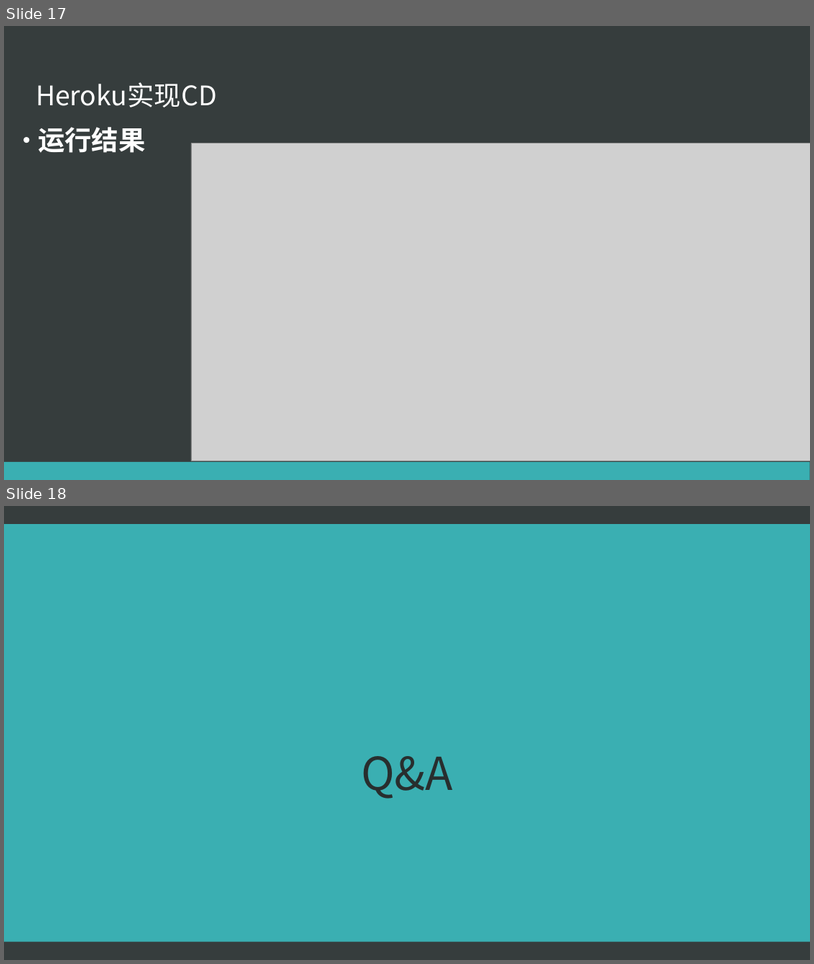
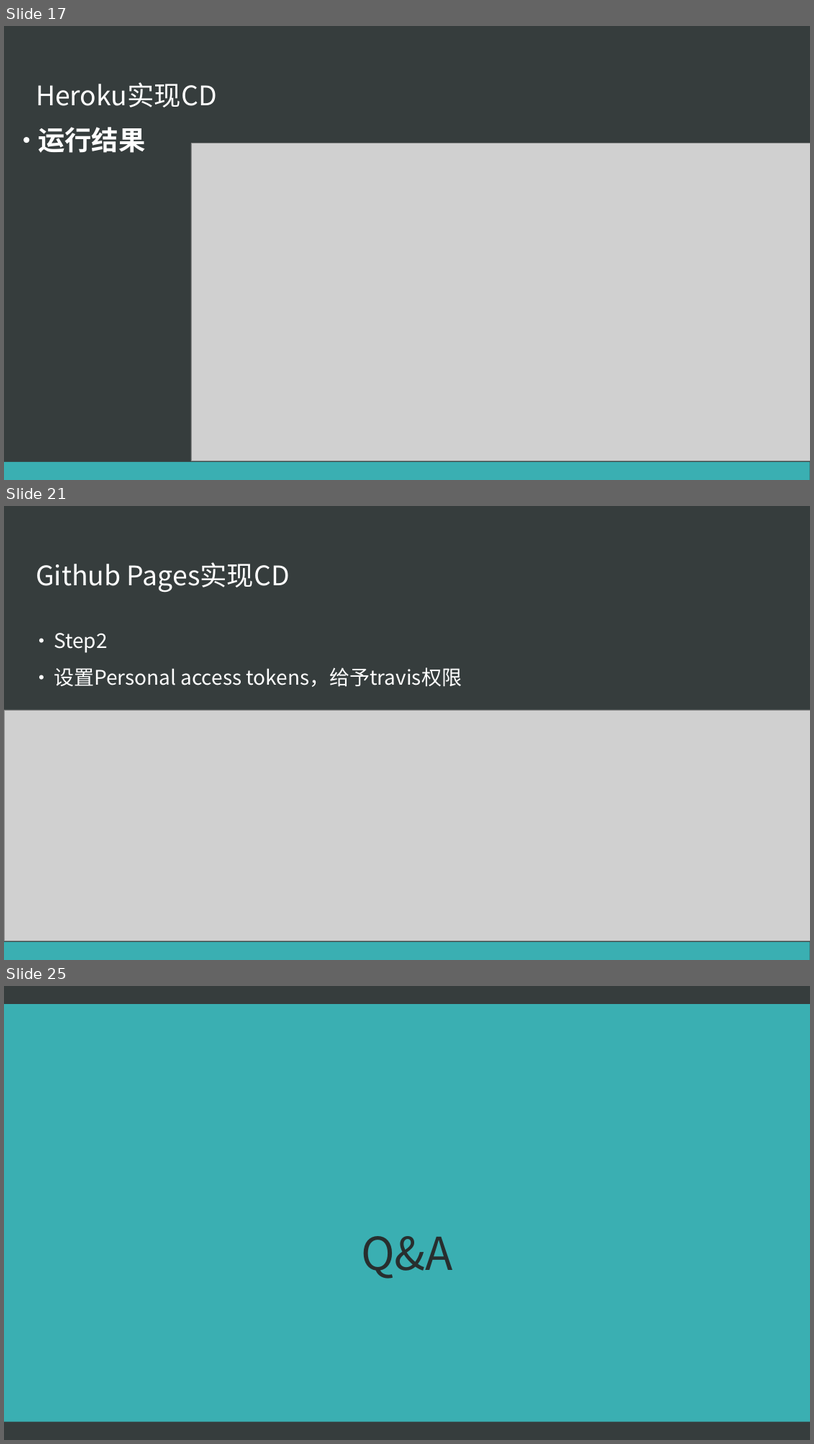
Before and after one commit to CJTSAJ/cicd-homework, a slide deck: CI-CD.pptx. Shown one above the other, each under a label of ours: slides 17 and 18 before the commit, slides 17, 21 and 25 after it; the slides between them are not shown. The pictures are 814x964 and 814x1444 pixels, drawn with LibreOffice and Linux fonts; fonts in the diff are those of the drawing; grey boxes stand for pictures. Boxes give left, top, right and bottom in pixels: in the first picture for what was removed or moved away, otherwise in the second. Text is boxed around its words. In the diff, an @@ line names an element or a change of style, - is before the commit and + after.

Commit message:
ppt 跟新，加入使用Github Pages实现CD的相关内容

```diff
--- a/CI-CD.pptx
+++ b/CI-CD.pptx
@@ slide 21 added at <box>4,506,810,960</box>, background #363D3D; not listed: 1 template element that a slide beside it also shows @@
@@ title added at <box>36,562,290,592</box>, 32 pt, text #FFFFFF @@
+Github Pages实现CD
@@ text added at <box>54,633,462,687</box>, 24 pt, text #FFFFFF @@
+• Step2
+• 设置Personal access tokens，给予travis权限
@@ picture added at <box>4,710,810,940</box> @@
@@ what was slide 18 is now slide 25 @@
```
Also in this commit, not shown: 4 slides changed, 6 other slides added.
